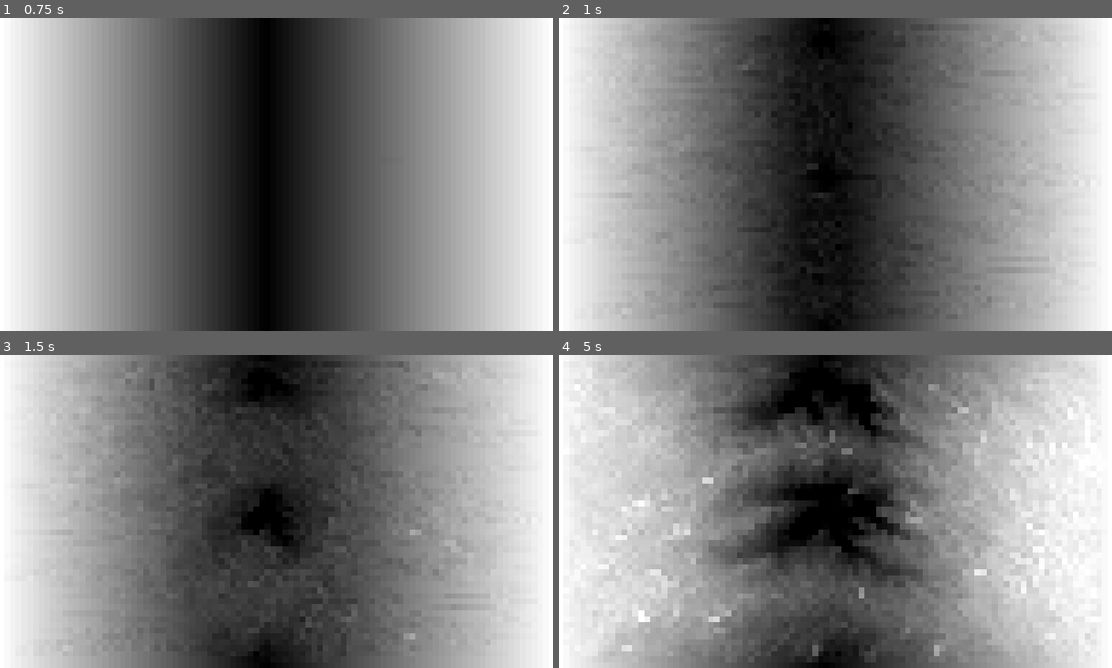
Above: before the commit, frames 1-4 (two rows, left to right).
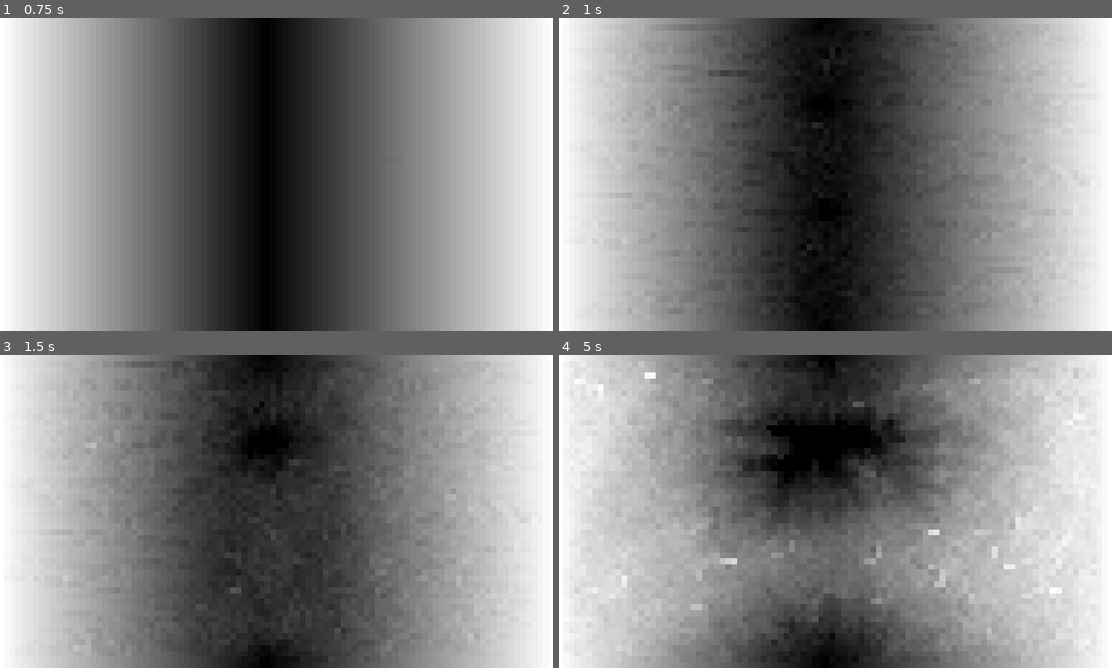
Above: after the commit, the same moments.

Repository: Dams4K/Tipe
Game: Godot game, scene res://move/viewer.tscn
The game is run twice, just before and just after one commit, with the same random seed, the same clock (stepped at 60 frames per second) and the same inputs.
Inputs (mouse positions are in pixels of both pictures, inside the frame that each line leads up to):
- Up to frame 1 (0.75 s): tap Enter at 0.5 s; move the mouse to (398, 158) at 0.52 s; click (398, 158) at 0.67 s
- Up to frame 2 (1 s): tap Space at 0.77 s
- Up to frame 3 (1.5 s): move the mouse to (165, 527) at 1.27 s; click (165, 527) at 1.42 s
- Up to frame 4 (5 s): tap Space at 1.52, 2.75, 3.02, 3.77, 4.52 s; move the mouse to (890, 442) at 2.02 s; click (890, 442) at 2.17 s; move the mouse to (807, 574) at 2.77 s; click (807, 574) at 2.92 s; move the mouse to (1001, 558) at 3.52 s; click (1001, 558) at 3.67 s; move the mouse to (669, 464) at 4.27 s; click (669, 464) at 4.42 s

Frame 1 is identical in both runs. In frame 2, 0.3% of the frame differs, in the area x 27-54%, y 9-93%; in frame 3, 4.7%; in frame 4, 27%, in the area x 2-98%, y 4-99%.

Commit message:
[Ignore] Use real uv values

Diff:
--- a/move/droplet.gd
+++ b/move/droplet.gd
@@ -29,7 +29,8 @@
 	# u = uv.x
 	# v = uv.y
 	# values between [0, 1[
-	var uv: Vector2 = Vector2(0.1, 0.1)
+	var uv: Vector2 = position - Vector2(Vector2i(position))
+
 	var g := Vector2(
 		(Px1_y - P_x_y)/2 * (1 - uv.y) + (Px1y1 - P_xy1)/2 * uv.y,
 		(P_xy1 - P_x_y)/2 * (1 - uv.x) + (Px1y1 - Px1_y)/2 * uv.x
